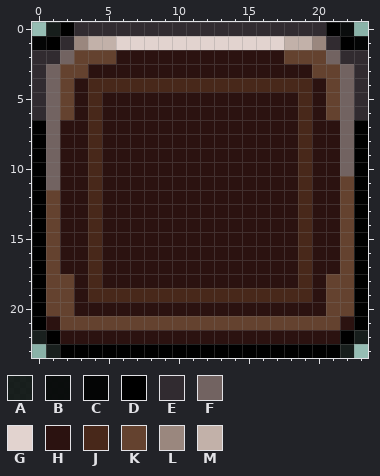
Pixel-art sprite, stored at Assets/Textures/UI/CategoryPanel.png. That is the earlier state.
The file is 48x48 pixels, drawn in blocks of 2x2; one block is one cell here.
Palette (. is transparent): A #000000d4  B #000000ed  C #000000f8  D #000000  E #312b30  F #726361  G #e2d3cf  H #2b1210  J #48281a  K #64422f  L #9a877e  M #c2b1a9
Pixels before, first column x 0:
 0 .ADEEEEEEEEEEEEEEEEEEDB.
 1 CDELMMGGGGGGGGGGGGMMLEDC
 2 EEFKKKHHHHHHHHHHHHKKKFEE
 3 EFKKHHHHHHHHHHHHHHHHKKFE
 4 EFKHJJJJJJJJJJJJJJJJHKFE
 5 EFKHJHHHHHHHHHHHHHHJHKFE
 6 EFKHJHHHHHHHHHHHHHHJHKFE
 7 DFHHJHHHHHHHHHHHHHHJHHFD
 8 DFHHJHHHHHHHHHHHHHHJHHFD
 9 DFHHJHHHHHHHHHHHHHHJHHFD
10 DFHHJHHHHHHHHHHHHHHJHHFD
11 DFHHJHHHHHHHHHHHHHHJHHKD
12 DKHHJHHHHHHHHHHHHHHJHHKD
13 DKHHJHHHHHHHHHHHHHHJHHKD
14 DKHHJHHHHHHHHHHHHHHJHHKD
15 DKHHJHHHHHHHHHHHHHHJHHKD
16 DKHHJHHHHHHHHHHHHHHJHHKD
17 DKHHJHHHHHHHHHHHHHHJHHKD
18 DKKHJHHHHHHHHHHHHHHJHKKD
19 DKKHJJJJJJJJJJJJJJJJHKKD
20 DKKHHHHHHHHHHHHHHHHHHKKD
21 DHKKKKKKKKKKKKKKKKKKKKHD
22 ADHHHHHHHHHHHHHHHHHHHHDA
23 .ADDDDDDDDDDDDDDDDDDDDA.
New version:
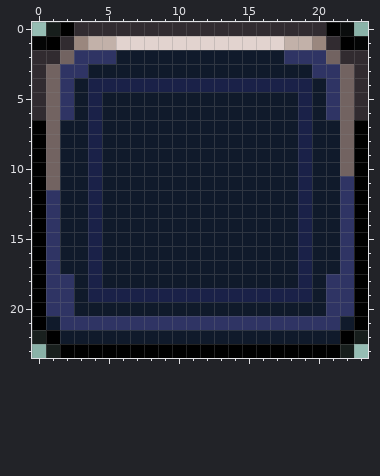
The edit:
Colour H changes from #2b1210 to #101a2b.
Colour J changes from #48281a to #1a2148.
Colour K changes from #64422f to #2f3464.
Boxes around the changes in both pictures, in picture pixels (x1, y1, x2, y2):
changed: (46, 50, 354, 344)
